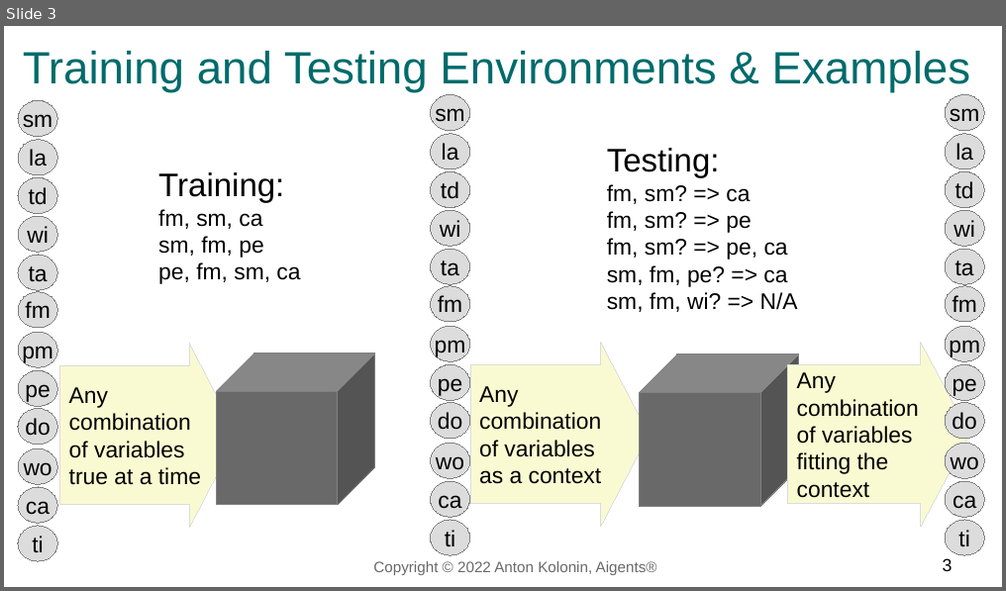
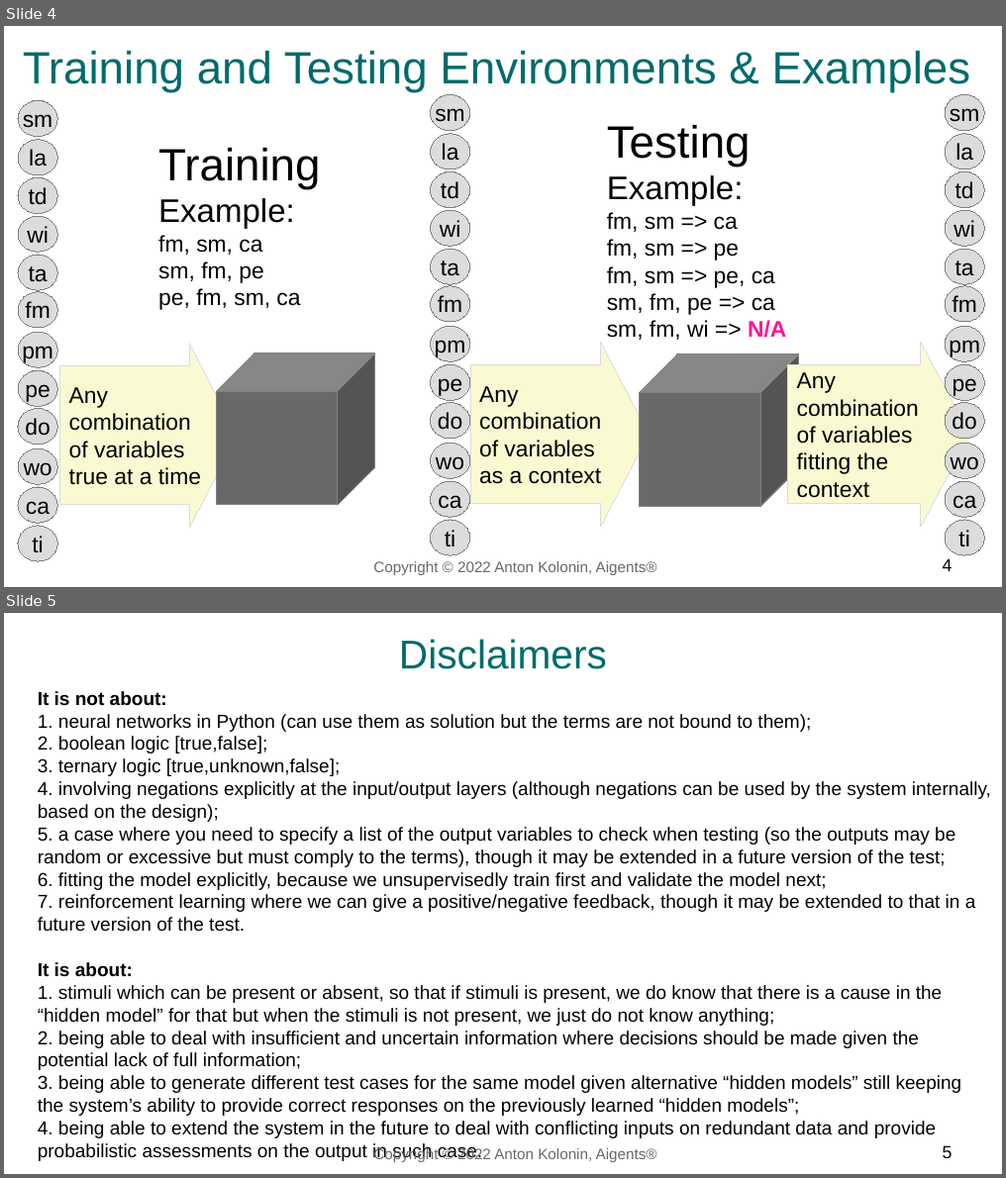
Before and after one commit to agirussia/agirussia.github.io, a slide deck: challenges/miniagi1/animals1.odp. Shown one above the other, each under a label of ours: slide 3 before the commit, slides 4 and 5 after it. The pictures are 1006x591 and 1006x1178 pixels, drawn with LibreOffice and Linux fonts; fonts in the diff are those of the drawing. Boxes give left, top, right and bottom in pixels: in the first picture for what was removed or moved away, otherwise in the second. Text is boxed around its words. In the diff, an @@ line names an element or a change of style, - is before the commit and + after.

Commit message:
agi test

```diff
--- a/challenges/miniagi1/animals1.odp
+++ b/challenges/miniagi1/animals1.odp
@@ slide 5 added at box(4, 613, 1002, 1174), background #FFFFFF @@
@@ text added at box(399, 639, 607, 669), 32 pt, text #006B6B @@
+Disclaimers
@@ text added at box(38, 691, 991, 1139), 15 pt, text #000000 @@
+It is not about:
+1. neural networks in Python (can use them as solution but the terms are not bound to them);
+2. boolean logic [true,false];
+3. ternary logic [true,unknown,false];
+4. involving negations explicitly at the input/output layers (although negations can be used by the system internally, based on the design);
+5. a case where you need to specify a list of the output variables to check when testing (so the outputs may be random or excessive but must comply to the terms), though it may be extended in a future version of the test;
+6. fitting the model explicitly, because we unsupervisedly train first and validate the model next;
+7. reinforcement learning where we can give a positive/negative feedback, though it may be extended to that in a future version of the test.
+It is about:
+1. stimuli which can be present or absent, so that if stimuli is present, we do know that there is a cause in the “hidden model” for that but when the stimuli is not present, we just do not know anything;
+2. being able to deal with insufficient and uncertain information where decisions should be made given the potential lack of full information;
+3. being able to generate different test cases for the same model given alternative “hidden models” still keeping the system’s ability to provide correct responses on the previously learned “hidden models”;
+4. being able to extend the system in the future to deal with conflicting inputs on redundant data and provide probabilistic assessments on the output in such case.
@@ page number added at box(943, 1146, 952, 1158), 14 pt, text #000000 @@
+5
@@ text added at box(373, 1148, 657, 1162), 12 pt, text #696969 @@
+Copyright © 2022 Anton Kolonin, Aigents®
@@ what was slide 3 is now slide 4 @@
@@ slide 4 changed as well @@
@@ text "Training": place and size @@
-text "Training" at box(158, 173, 300, 284)
+text "Training" at box(158, 148, 320, 310)
@@ text at box(607, 125, 786, 340): text changed @@
-Testing:
-fm, sm? => ca
-fm, sm? => pe
-fm, sm? => pe, ca
-sm, fm, pe? => ca
-sm, fm, wi? => N/A
+Testing
+Example:
+fm, sm => ca
+fm, sm => pe
+fm, sm => pe, ca
+sm, fm, pe => ca
+sm, fm, wi => N/A
@@ text at box(158, 148, 320, 229): text changed; size 26 to 36 pt @@
-Training:
+Training
+Example:
@@ page number at box(943, 559, 952, 571): text changed @@
-3
+4
```
Also in this commit, not shown: 2 other slides changed, 1 other slide added, 1 other file.
